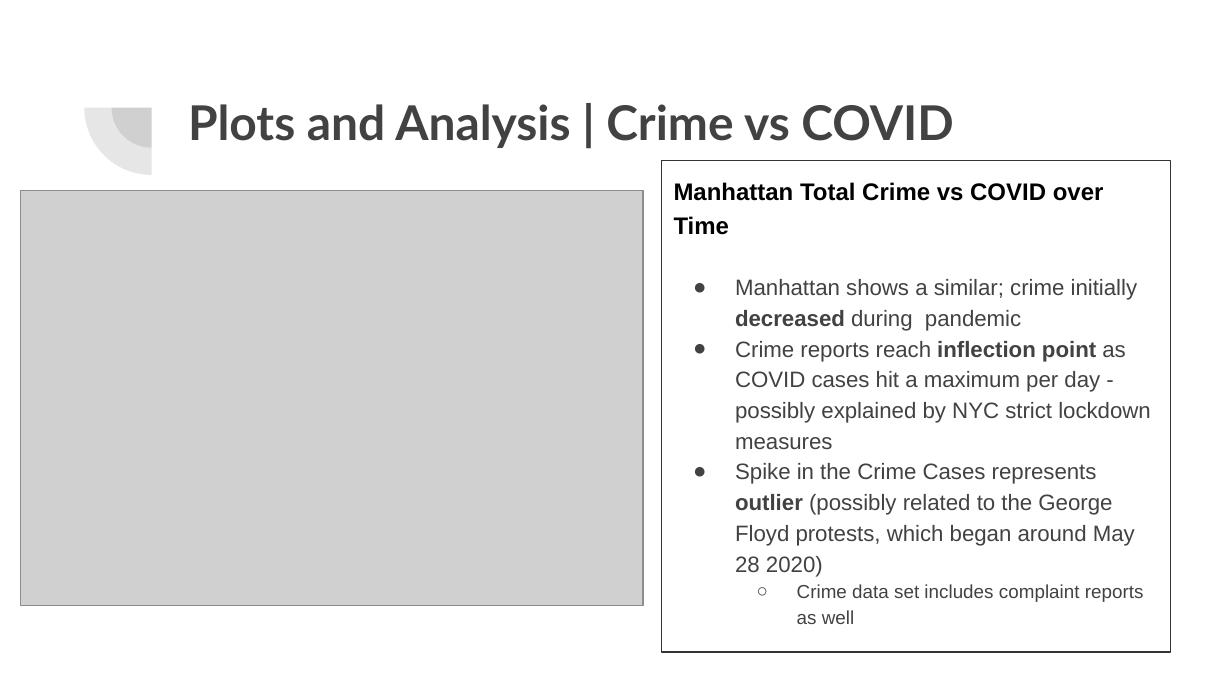
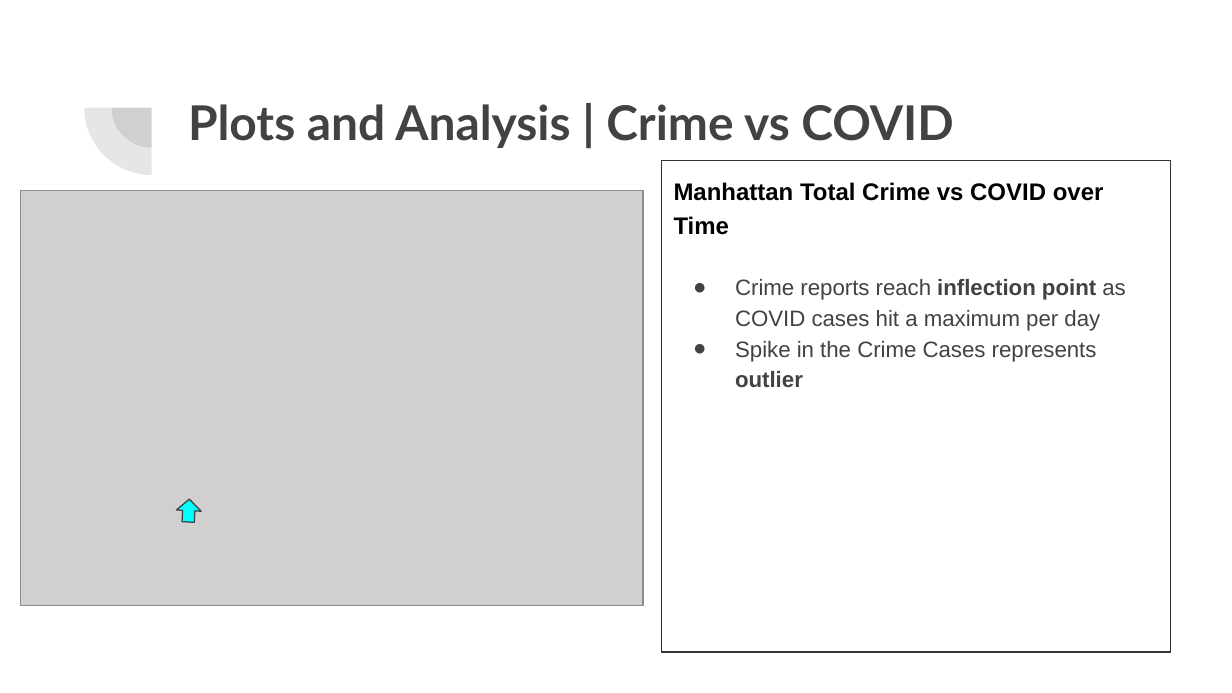
Before and after one commit to canamasc/Covid-Trends-VS-ATL-Crime, a slide deck: slide 7 of Crime Trends vs. Covid Trends.pptx. Drawn at 1232x693 pixels with LibreOffice and Linux fonts; fonts in the diff are those of the drawing; grey boxes stand for pictures. Boxes give left, top, right and bottom in pixels: in the first picture for what was removed or moved away, otherwise in the second. Text is boxed around its words. In the diff, an @@ line names an element or a change of style, - is before the commit and + after.

```diff
--- a/Crime Trends vs. Covid Trends.pptx
+++ b/Crime Trends vs. Covid Trends.pptx
@@ text at <box>735,279,1125,387</box>: text changed @@
-● Manhattan shows a similar; crime initially decreased during pandemic
-● Crime reports reach inflection point as COVID cases hit a maximum per day - possibly explained by NYC strict lockdown measures
-● Spike in the Crime Cases represents outlier (possibly related to the George Floyd protests, which began around May 28 2020)
-  ○ Crime data set includes complaint reports as well
+● Crime reports reach inflection point as COVID cases hit a maximum per day
+● Spike in the Crime Cases represents outlier
@@ right arrow added at <box>176,498,202,522</box>, fill #00FFFF, outline #424242 0.75 pt @@
```
Also in this commit, not shown: 5 other slides changed.
